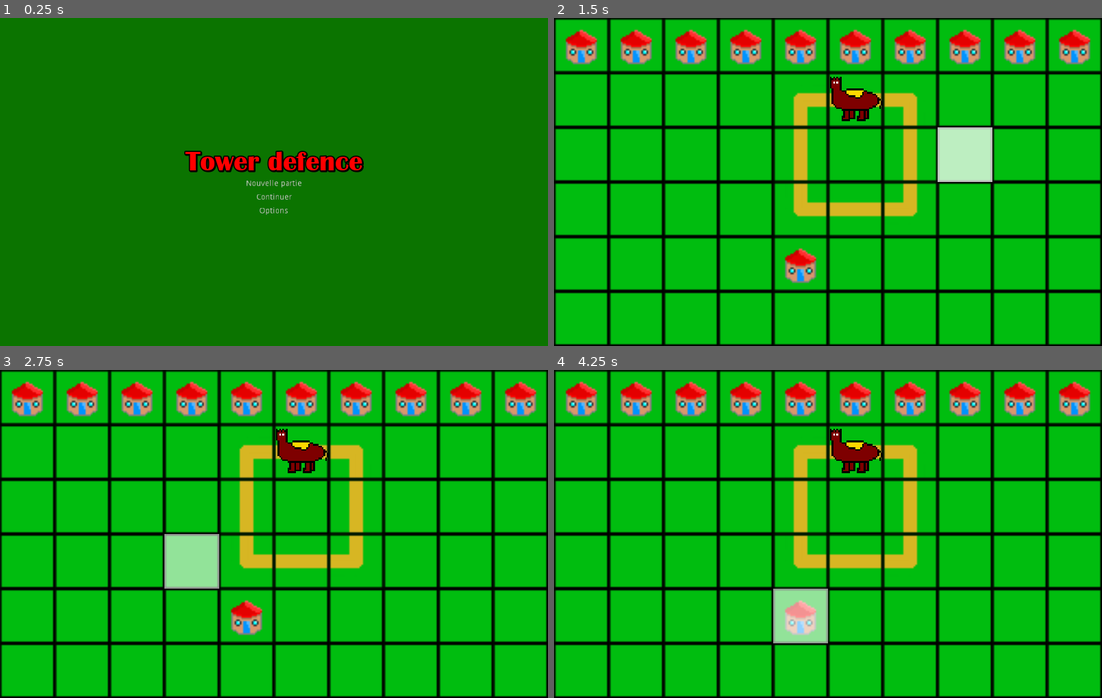
Above: before the commit, frames 1-4 (two rows, left to right).
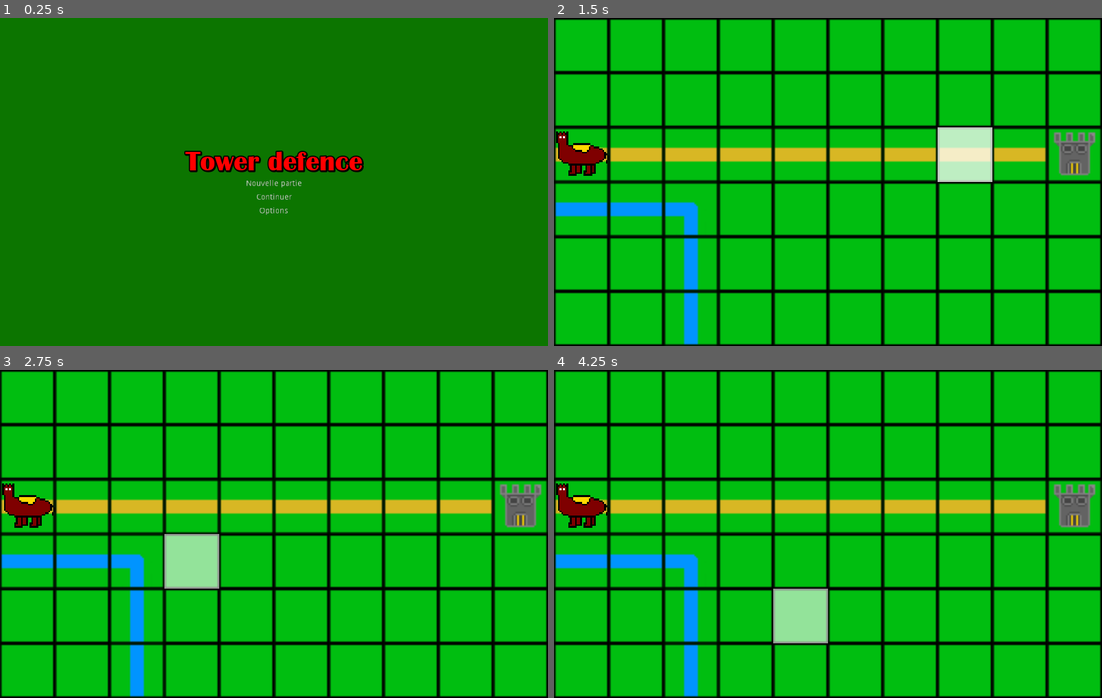
Above: after the commit, the same moments.

Repository: notpolarstar/towerdefence
Game: Godot game, scene res://EcranTitre.tscn
The game is run twice, just before and just after one commit, with the same random seed, the same clock (stepped at 60 frames per second) and the same inputs.
Inputs (mouse positions are in pixels of both pictures, inside the frame that each line leads up to):
- Up to frame 1 (0.25 s): no input
- Up to frame 2 (1.5 s): click "Nouvelle partie" at 0.5 s; tap Enter at 1.25 s; move the mouse to (948, 165) at 1.27 s; click (948, 165) at 1.42 s
- Up to frame 3 (2.75 s): move the mouse to (164, 550) at 2.02 s; click (164, 550) at 2.17 s
- Up to frame 4 (4.25 s): move the mouse to (882, 461) at 2.77 s; click (882, 461) at 2.92 s; move the mouse to (800, 599) at 3.52 s; click (800, 599) at 3.67 s

The runs differ from the first frame. In frame 2, 17% of the frame differs, in the area x 0-100%, y 3-100%; in frame 3, 17%; in frame 4, 17%.

Commit message:
Add files via upload

Diff:
--- a/towerdefence/EcranTitre.tscn
+++ b/towerdefence/EcranTitre.tscn
@@ -92,11 +92,11 @@
 }
 
 [node name="ConfirmationDialog" type="ConfirmationDialog" parent="MarginContainer/VBoxContainer/Options"]
-visible = true
 anchor_left = 0.44
 anchor_top = 0.514
 anchor_right = 0.44
 anchor_bottom = 0.514
+rect_min_size = Vector2( 150, 52.5 )
 window_title = "Options"
 dialog_text = "Plein écran ?"
 __meta__ = {
--- /dev/null
+++ b/towerdefence/Rocher.gd
@@ -0,0 +1,23 @@
+extends Area2D
+var speed = 200
+onready var Ennemi = get_node("../Ennemi")
+onready var Rocher = get_node("../Rocher")
+onready var Cible = get_node("../Cible")
+
+func _physics_process(delta):
+	if Ennemi.visible == true:
+		print(Rocher.global_position,Ennemi.global_position)
+		if Ennemi.global_position.x>Rocher.global_position.x+192+48:
+			position += transform.x * speed * delta
+		elif Ennemi.global_position.x<Rocher.global_position.x+192+48:
+			position -= transform.x * speed * delta
+		if Ennemi.global_position.y>Rocher.global_position.y+96+48:
+			position += transform.y * speed * delta
+		elif Ennemi.global_position.y<Rocher.global_position.y+96+48:
+			position -= transform.y * speed * delta
+
+func _on_Area2D_body_entered(Ennemi):
+	#if Ennemi.is_in_group("mobs"):
+		#Ennemi.queue_free()
+	Ennemi.queue_free()
+	queue_free()
--- /dev/null
+++ b/towerdefence/Rocher.tscn
@@ -0,0 +1,24 @@
+[gd_scene load_steps=4 format=2]
+
+[ext_resource path="res://Rocher.gd" type="Script" id=1]
+[ext_resource path="res://Rocher.png" type="Texture" id=2]
+
+[sub_resource type="CircleShape2D" id=1]
+radius = 8.97528
+
+[node name="Rocher" type="Area2D"]
+script = ExtResource( 1 )
+
+[node name="Sprite" type="Sprite" parent="."]
+position = Vector2( 239, 141 )
+scale = Vector2( 3, 3 )
+texture = ExtResource( 2 )
+
+[node name="CollisionShape2D" type="CollisionShape2D" parent="."]
+position = Vector2( 238, 141 )
+scale = Vector2( 3, 3 )
+shape = SubResource( 1 )
+
+[node name="Timer" type="Timer" parent="."]
+
+[connection signal="area_entered" from="." to="." method="_on_Area2D_area_entered"]
--- /dev/null
+++ b/towerdefence/TileMap_script.gd
@@ -0,0 +1,2 @@
+extends TileMap
+onready var Rocher = get_node("../Ennemi")
--- a/towerdefence/partie.tscn
+++ b/towerdefence/partie.tscn
@@ -1,8 +1,9 @@
-[gd_scene load_steps=27 format=2]
+[gd_scene load_steps=28 format=2]
 
 [ext_resource path="res://tileset.png" type="Texture" id=1]
 [ext_resource path="res://select.gd" type="Script" id=2]
 [ext_resource path="res://ennemi.png" type="Texture" id=3]
+[ext_resource path="res://TileMap_script.gd" type="Script" id=6]
 
 [sub_resource type="ConvexPolygonShape2D" id=3]
 points = PoolVector2Array( 32, 32, 0, 32, 0, 0, 32, 0 )
@@ -761,8 +762,8 @@
 } ]
 38/z_index = 0
 
-[sub_resource type="RectangleShape2D" id=2]
-extents = Vector2( 48, 48 )
+[sub_resource type="RectangleShape2D" id=24]
+extents = Vector2( 15.6667, 15.6667 )
 
 [node name="Control" type="Control"]
 anchor_right = 1.0
@@ -778,26 +779,32 @@
 cell_size = Vector2( 32, 32 )
 centered_textures = true
 format = 1
-tile_data = PoolIntArray( 0, 0, 0, 1, 0, 0, 2, 0, 0, 3, 0, 0, 4, 0, 0, 5, 0, 0, 6, 0, 0, 7, 0, 0, 8, 0, 0, 9, 0, 0, 65536, 8, 0, 65537, 8, 0, 65538, 8, 0, 65539, 8, 0, 65540, 26, 0, 65541, 24, 0, 65542, 27, 0, 65543, 8, 0, 65544, 8, 0, 65545, 8, 0, 131072, 8, 0, 131073, 8, 0, 131074, 8, 0, 131075, 8, 0, 131076, 25, 0, 131077, 8, 0, 131078, 25, 0, 131079, 8, 0, 131080, 8, 0, 131081, 8, 0, 196608, 8, 0, 196609, 8, 0, 196610, 8, 0, 196611, 8, 0, 196612, 30, 0, 196613, 24, 0, 196614, 32, 0, 196615, 8, 0, 196616, 8, 0, 196617, 8, 0, 262144, 8, 0, 262145, 8, 0, 262146, 8, 0, 262147, 8, 0, 262148, 19, 0, 262149, 8, 0, 262150, 8, 0, 262151, 8, 0, 262152, 8, 0, 262153, 8, 0, 327680, 8, 0, 327681, 8, 0, 327682, 8, 0, 327683, 8, 0, 327684, 8, 0, 327685, …(63 unchanged characters)…
-
-[node name="Ennemi" type="Sprite" parent="."]
-position = Vector2( 528, 145 )
+tile_data = PoolIntArray( 0, 8, 0, 1, 8, 0, 2, 8, 0, 3, 8, 0, 4, 8, 0, 5, 8, 0, 6, 8, 0, 7, 8, 0, 8, 8, 0, 9, 8, 0, 65536, 8, 0, 65537, 8, 0, 65538, 8, 0, 65539, 8, 0, 65540, 8, 0, 65541, 8, 0, 65542, 8, 0, 65543, 8, 0, 65544, 8, 0, 65545, 8, 0, 131072, 24, 0, 131073, 24, 0, 131074, 24, 0, 131075, 24, 0, 131076, 24, 0, 131077, 24, 0, 131078, 24, 0, 131079, 24, 0, 131080, 24, 0, 131081, 20, 0, 196608, 16, 0, 196609, 16, 0, 196610, 29, 0, 196611, 8, 0, 196612, 8, 0, 196613, 8, 0, 196614, 8, 0, 196615, 8, 0, 196616, 8, 0, 196617, 8, 0, 262144, 8, 0, 262145, 8, 0, 262146, 17, 0, 262147, 8, 0, 262148, 8, 0, 262149, 8, 0, 262150, 8, 0, 262151, 8, 0, 262152, 8, 0, 262153, 8, 0, 327680, 8, 0, 327681, 8, 0, 327682, 17, 0, 327683, 8, 0, 327684, 8, 0, 327685, …(63 unchanged characters)…
+script = ExtResource( 6 )
+
+[node name="Ennemi" type="Area2D" parent="."]
+position = Vector2( 49, 241 )
+
+[node name="Sprite" type="Sprite" parent="Ennemi"]
 scale = Vector2( 3, 3 )
 texture = ExtResource( 3 )
+
+[node name="CollisionShape2D" type="CollisionShape2D" parent="Ennemi"]
+scale = Vector2( 3, 3 )
+shape = SubResource( 24 )
+
+[node name="Cible" type="Position2D" parent="."]
+scale = Vector2( 3, 3 )
 
 [node name="Tween" type="Tween" parent="."]
 repeat = true
 playback/repeat = true
 
-[node name="KinematicBody2D" type="KinematicBody2D" parent="."]
-
-[node name="CollisionShape2D" type="CollisionShape2D" parent="KinematicBody2D"]
-position = Vector2( 48, 48 )
-shape = SubResource( 2 )
-
-[node name="ColorRect" type="ColorRect" parent="KinematicBody2D"]
-margin_right = 96.0
-margin_bottom = 96.0
+[node name="ColorRect" type="ColorRect" parent="."]
+margin_left = -126.0
+margin_top = 5.0
+margin_right = -30.0
+margin_bottom = 101.0
 __meta__ = {
 "_edit_use_anchors_": false
 }
@@ -807,10 +814,16 @@
 margin_top = 251.0
 margin_right = 580.0
 margin_bottom = 321.0
+rect_min_size = Vector2( 150, 52.5 )
 window_title = "Veuillez confirmer…"
 dialog_text = "     Quitter à l'écran titre ?"
 __meta__ = {
 "_edit_use_anchors_": false
 }
 
+[node name="PopupMenu" type="PopupMenu" parent="."]
+margin_right = 20.0
+margin_bottom = 20.0
+
 [connection signal="confirmed" from="ConfirmationDialog" to="." method="_on_ConfirmationDialog_confirmed"]
+[connection signal="id_pressed" from="PopupMenu" to="." method="_on_PopupMenu_id_pressed"]
--- a/towerdefence/project.godot
+++ b/towerdefence/project.godot
@@ -36,4 +36,5 @@
 
 [rendering]
 
+quality/driver/driver_name="GLES2"
 environment/default_environment="res://default_env.tres"
--- a/towerdefence/select.gd
+++ b/towerdefence/select.gd
@@ -1,29 +1,60 @@
 extends Control
 onready var tween = get_node("Tween")
-onready var colorrect = get_node("KinematicBody2D/ColorRect")
+onready var colorrect = get_node("ColorRect")
 onready var quitter = get_node("ConfirmationDialog")
+onready var tilemap = get_node("TileMap")
+onready var popup_menu = get_node("PopupMenu")
+onready var cible = get_node("Cible")
+export var Rocher = preload("res://Rocher.tscn")
 var x = 0
 var y = 0
+enum PopupIds {
+	Catapulte = 21
+}
 
 func _ready():
 	colorrect.visible = 0
+	popup_menu.add_item("Catapulte", PopupIds.Catapulte)
 
 func _process(_delta):
 	var mos_pos = get_global_mouse_position()
+	#mouvement curseur
 	x = int(mos_pos[0]/96)*96
 	y = int(mos_pos[1]/96)*96
 	if x/96>9: x=9*96
 	if x/96<0: x=0
 	if y/96>5: y=5*96
 	if y/96<0: y=0
-	if Input.is_mouse_button_pressed(BUTTON_LEFT):
+	if Input.is_mouse_button_pressed(BUTTON_LEFT) or Input.is_mouse_button_pressed(BUTTON_RIGHT):
 		colorrect.rect_position = Vector2(x,y)
 		tween.interpolate_property(colorrect,"modulate",Color(1,1,1,0.75),Color(1,1,1,0.4),1,Tween.TRANS_LINEAR, Tween.EASE_IN_OUT)
 		tween.start()
 		colorrect.visible = 1
+	if Input.is_mouse_button_pressed(BUTTON_RIGHT):
+		#menu popup
+		popup_menu.popup(Rect2(mos_pos.x,mos_pos.y,popup_menu.rect_size.x,popup_menu.rect_size.y))
+	#boite de dialogue enlever fullscreen
 	if (Input.is_action_just_pressed("fullscreen")):
 		OS.window_fullscreen = false
 		quitter.popup()
 
+#quitter
 func _on_ConfirmationDialog_confirmed():
 	get_tree().change_scene("res://EcranTitre.tscn");
+
+func _on_PopupMenu_id_pressed(id):
+	print(id)
+	var mos_pos = get_global_mouse_position()
+	#colision curseur-tilemap
+	var tile_pos = tilemap.world_to_map(Vector2(x/3,y/3))
+	var cell = tilemap.get_cellv(tile_pos)
+	print(tile_pos, cell, mos_pos, x, y)
+	if id == 21:
+		#catapulte
+		if cell == 8:
+			tilemap.set_cellv(tile_pos, 21)
+			var r = Rocher.instance()
+			add_child(r)
+			cible.global_position = Vector2(tile_pos.x*96-192,tile_pos.y*96-96)
+			r.position = cible.global_position
+			print(r.position)
Binary file added: towerdefence/Rocher.png
Not shown, added: towerdefence/Rocher.png.import
